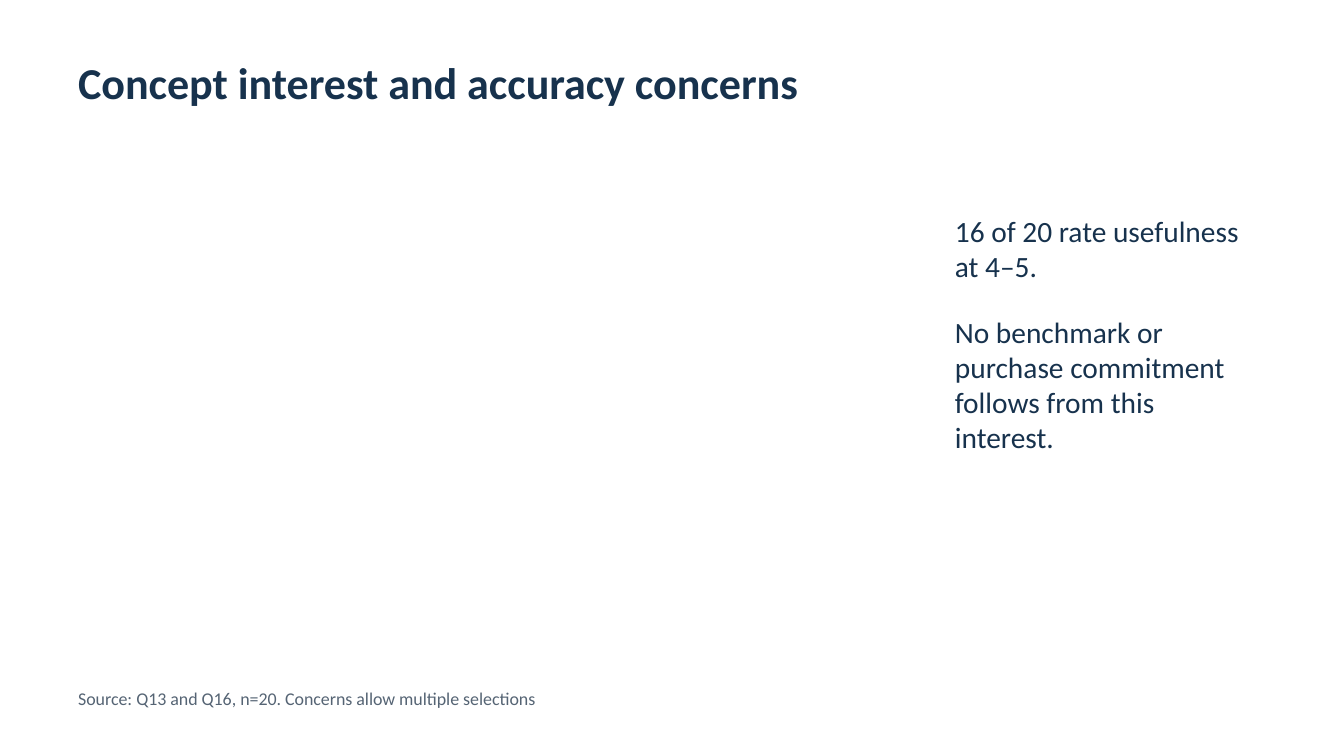
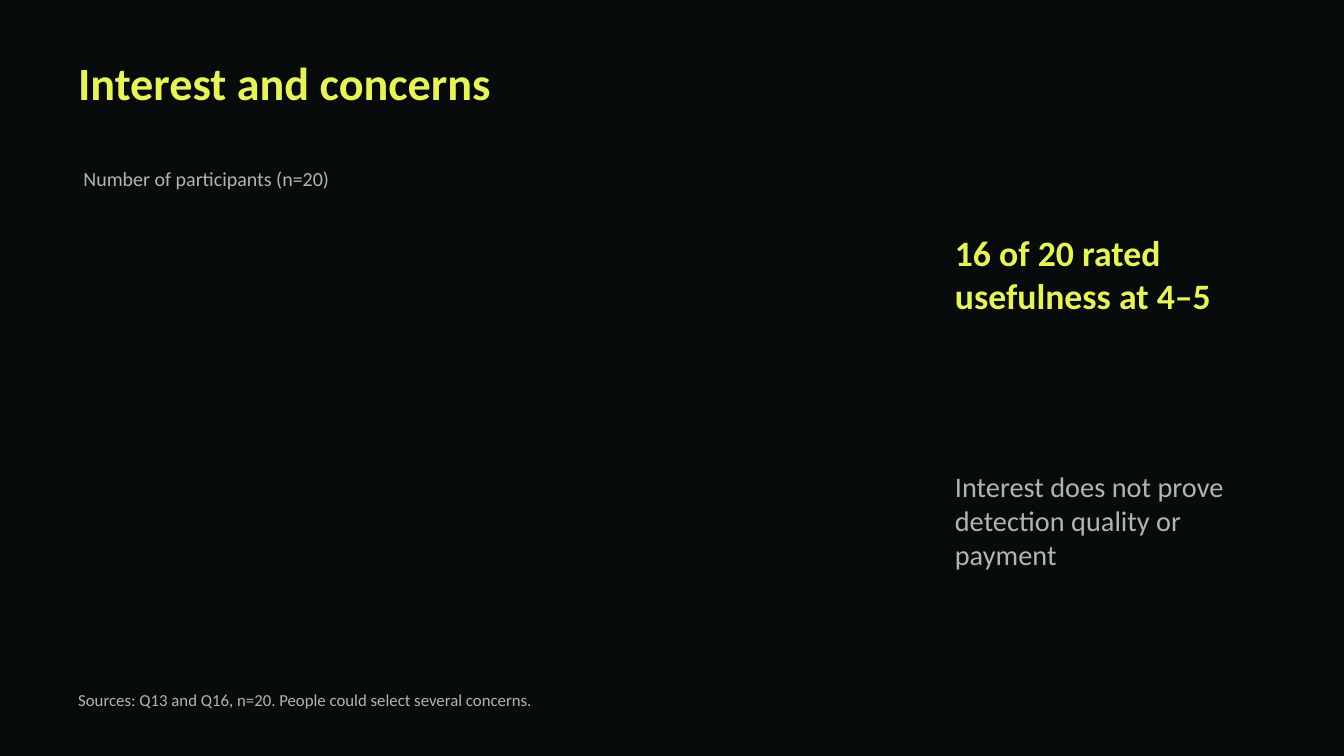
Before and after one commit to Scirtor/subcheck-anticheat, a slide deck: slide 5 of presentation/Assignment_3_Presentation.pptx. Drawn at 1344x756 pixels with LibreOffice and Linux fonts; fonts in the diff are those of the drawing. Boxes give left, top, right and bottom in pixels: in the first picture for what was removed or moved away, otherwise in the second. Text is boxed around its words. In the diff, an @@ line names an element or a change of style, - is before the commit and + after.

```diff
--- a/presentation/Assignment_3_Presentation.pptx
+++ b/presentation/Assignment_3_Presentation.pptx
@@ background #FFFFFF to #080B0C @@
@@ text at [78,67,491,101]: text changed; size 31.5 to 33 pt; text colour #17324D to #E7F35A @@
-Concept interest and accuracy concerns
+Interest and concerns
@@ text added at [83,171,329,189], 14.2 pt, text #AEB6B4 @@
+Number of participants (n=20)
@@ text at [955,241,1211,310]: text changed; size 21 to 25.5 pt; text colour #17324D to #E7F35A; bold on @@
-16 of 20 rate usefulness at 4–5.
-No benchmark or purchase commitment follows from this interest.
+16 of 20 rated usefulness at 4–5
@@ text added at [955,477,1224,570], 20.2 pt, text #AEB6B4 @@
+Interest does not prove detection quality or payment
@@ text at [78,694,531,709]: text changed; size 12.8 to 12 pt; text colour #556474 to #AEB6B4 @@
-Source: Q13 and Q16, n=20. Concerns allow multiple selections
+Sources: Q13 and Q16, n=20. People could select several concerns.
```
Also in this commit, not shown: 6 other slides changed, 5 slides added, 5 slides removed, 11 other files.
